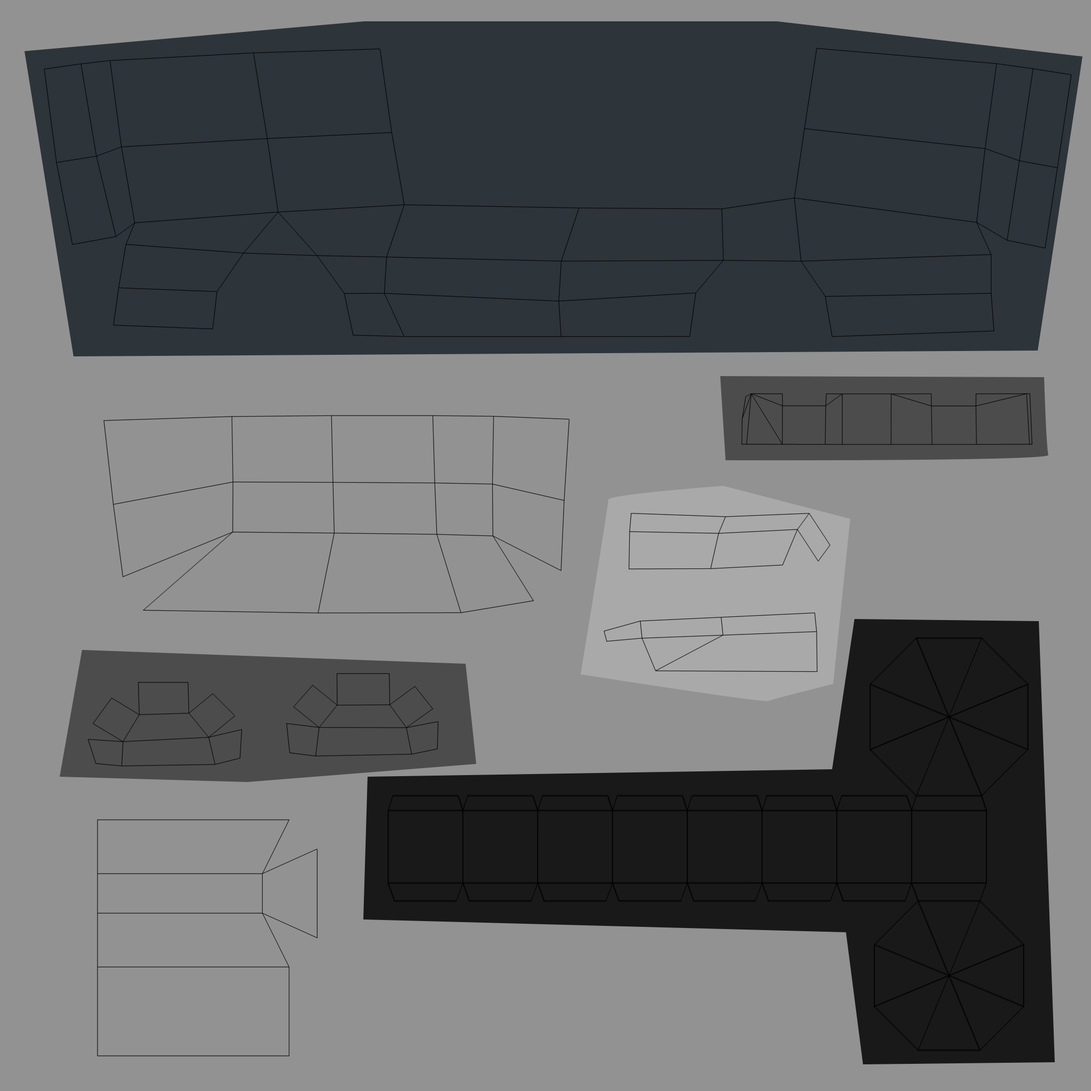
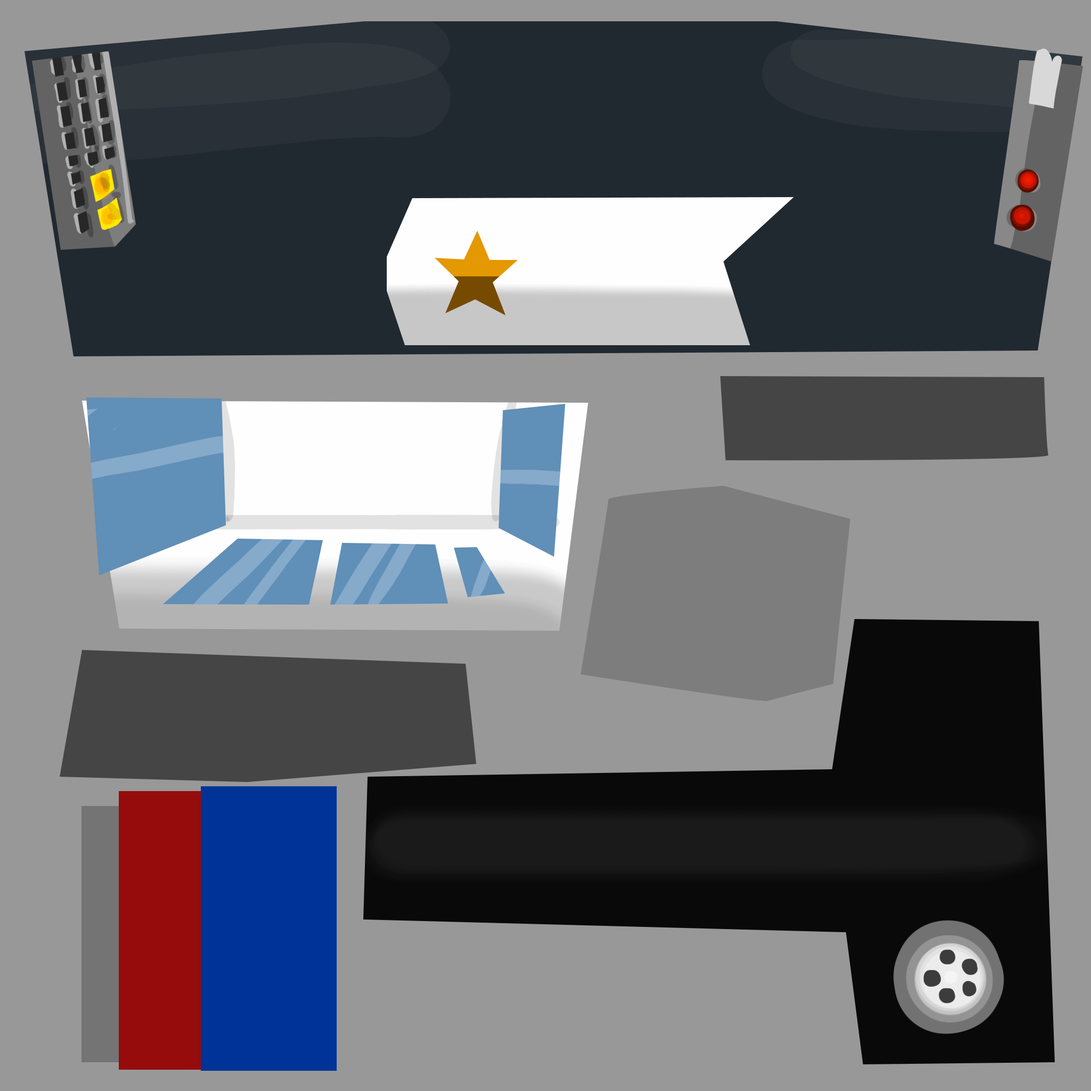
Layers edited between the first and the second 1091×1091 image:
hid "Layer 0" over [43, 47, 1073, 1057]
added layer "Rectangle 3" above "Rectangle 2" over [200, 786, 337, 1072]
added layer "Rectangle 2" above "Rectangle 1" over [118, 791, 329, 1071]
added layer "Rectangle 1" above "Layer 10" over [81, 806, 123, 1063]
added layer "Layer 10" above "Shape 9" over [265, 225, 554, 278]
added layer "Shape 9" above "Layer 13" over [434, 230, 519, 316]
added layer "Layer 13" above "Shape 8" over [0, 408, 661, 691]
added layer "Shape 8" above "Layer 9" over [86, 397, 566, 605]
added layer "Layer 9" above "Shape 5" over [0, 283, 794, 714]
added layer "Shape 5" above "Layer 6" over [82, 197, 795, 632]
added layer "Layer 6" above "Layer 7" over [1010, 48, 1063, 232]
added layer "Layer 7" above "Shape 4" over [1006, 167, 1042, 232]
painted on "Shape 4" over [580, 486, 851, 702]
added layer "Layer 16" above "Layer 15" over [923, 949, 980, 1005]
added layer "Layer 15" above "Layer 14" over [893, 920, 1006, 1036]
added layer "Layer 14" above "Shape 2" over [361, 804, 1056, 884]
added layer "Layer 11" above "Shape 11" over [947, 0, 1054, 347]
added layer "Shape 11" above "Layer 5" over [994, 60, 1084, 262]
added layer "Layer 2" above "Layer 4" over [49, 31, 117, 235]
added layer "Layer 4" above "Layer 3" over [58, 53, 125, 238]
added layer "Layer 3" above "Layer 12" over [49, 46, 135, 235]
added layer "Layer 12" above "Shape 10" over [70, 25, 149, 266]
added layer "Shape 10" above "Layer 8" over [31, 51, 136, 250]
added layer "Layer 8" above "Shape 1" over [0, 13, 1091, 166]
…and 2 more changes (2 added)
